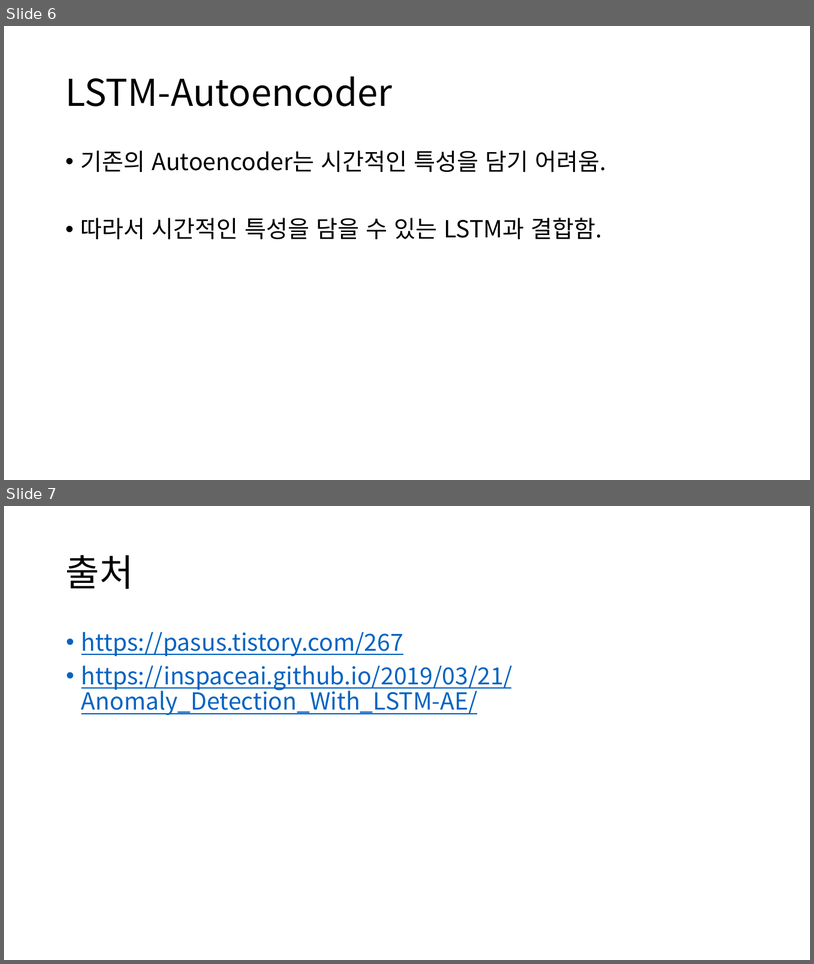
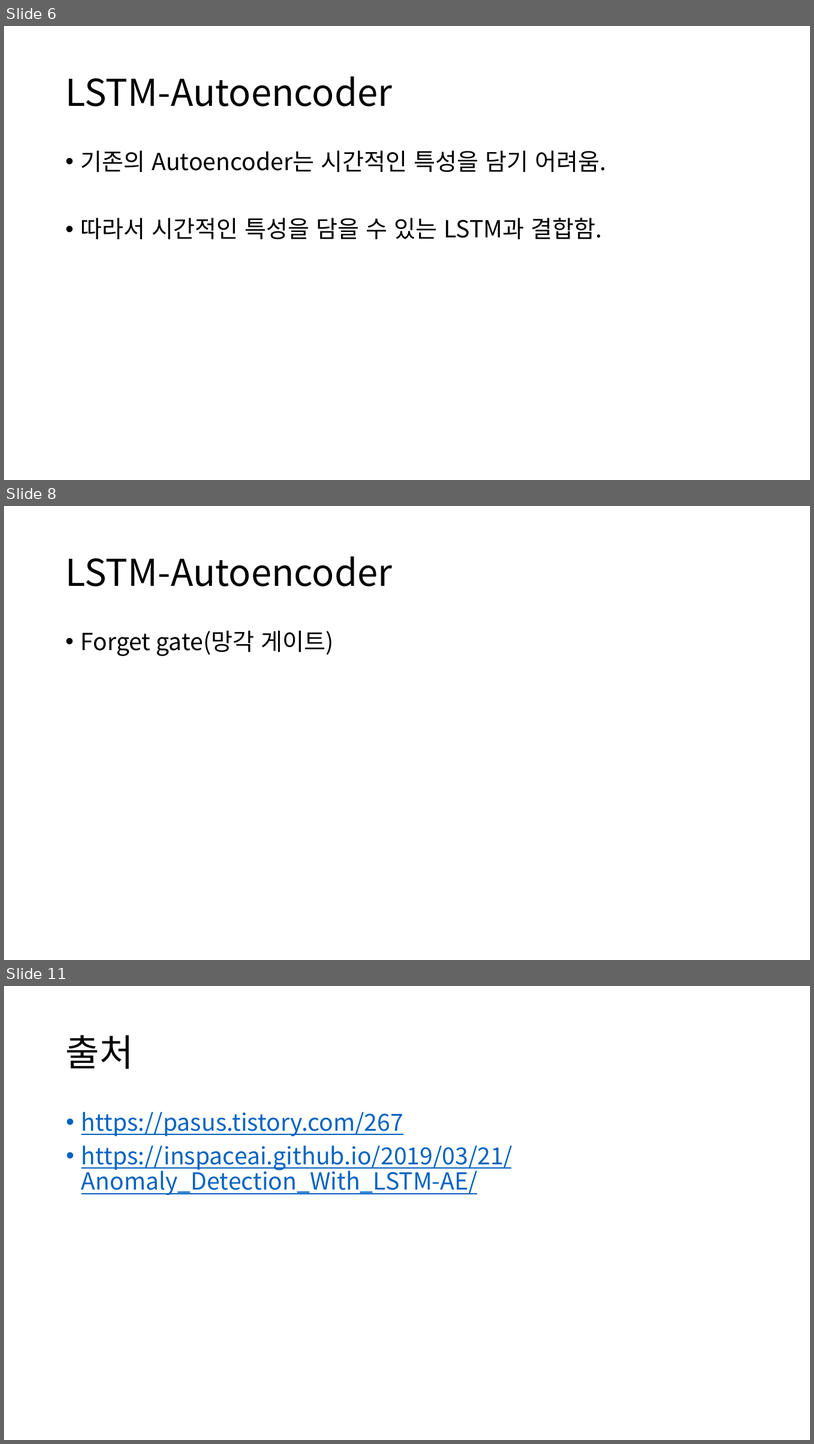
Before and after one commit to Noaplex/capstone, a slide deck: 캡스톤디자인 3주차.pptx. Shown one above the other, each under a label of ours: slides 6 and 7 before the commit, slides 6, 8 and 11 after it; the slides between them are not shown. The pictures are 814x964 and 814x1444 pixels, drawn with LibreOffice and Linux fonts; fonts in the diff are those of the drawing. Boxes give left, top, right and bottom in pixels: in the first picture for what was removed or moved away, otherwise in the second. Text is boxed around its words. In the diff, an @@ line names an element or a change of style, - is before the commit and + after.

```diff
--- a/캡스톤디자인 3주차.pptx
+++ b/캡스톤디자인 3주차.pptx
@@ slide 8 added at box(4, 506, 810, 960), background #FFFFFF @@
@@ title added at box(65, 556, 392, 586), 44 pt, text #000000 @@
+LSTM-Autoencoder
@@ text added at box(81, 630, 333, 656), 28 pt, text #000000 @@
+• Forget gate(망각 게이트)
@@ what was slide 7 is now slide 11 @@
```
Also in this commit, not shown: 3 other slides added.
